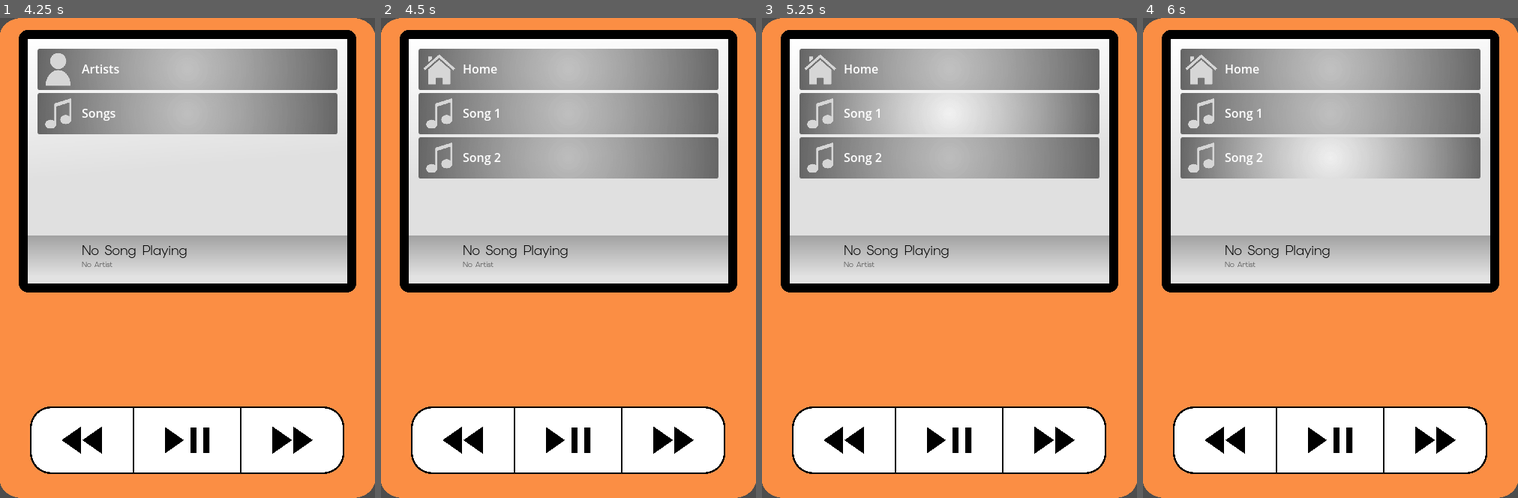
Above: before the commit, frames 1-4 (left to right).
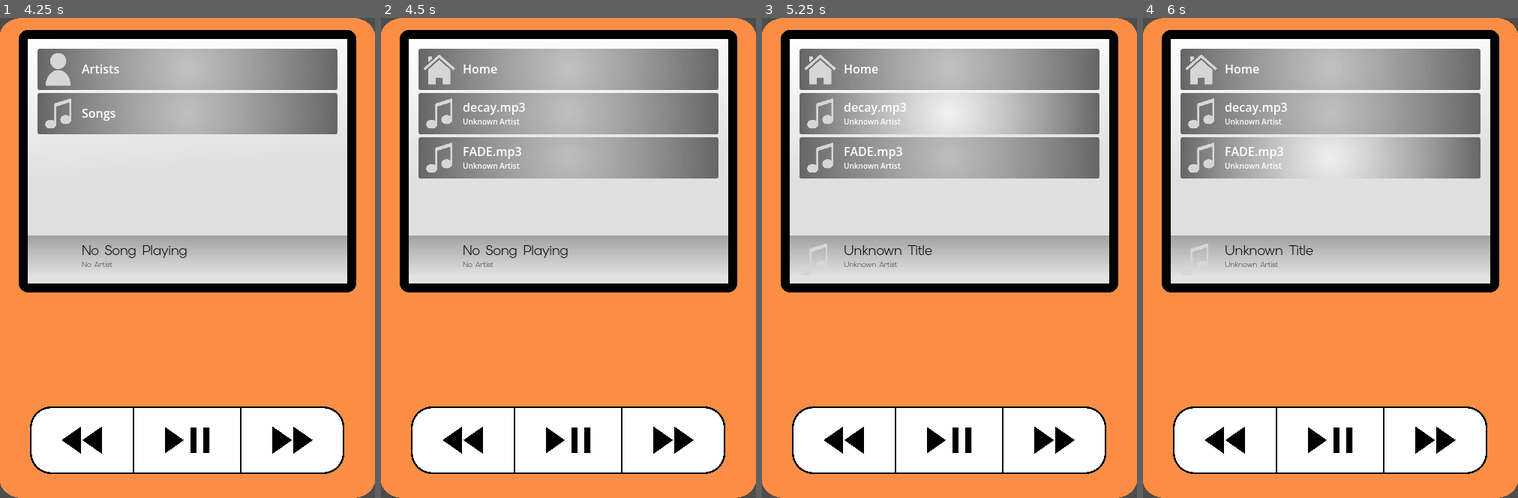
Above: after the commit, the same moments.

Repository: vert-exium/vertexPlayer
Game: Godot game, scene res://scenes/main.tscn
The game is run twice, just before and just after one commit, with the same random seed, the same clock (stepped at 60 frames per second) and the same inputs. Sound files missing from this copy of the repository are replaced by a short silence.
Inputs (mouse positions are in pixels of both pictures, inside the frame that each line leads up to):
- Up to frame 1 (4.25 s): click "Songs" at 0.5 s; click (292, 440) at 1.25 s; click (292, 440) at 2 s; click "Artists" at 2.75 s; click "Artists" at 3.5 s
- Up to frame 2 (4.5 s): click "Songs" at 4.25 s
- Up to frame 3 (5.25 s): click (949, 114) at 5 s, where only the run after the commit has a clickable "decay.mp3"
- Up to frame 4 (6 s): click (1330, 157) at 5.75 s, where only the run before the commit has a clickable "Song 2"

Frame 1 is identical in both runs. In frame 2, 0.6% of the frame differs, in the area x 21-39%, y 17-32%; in frame 3, 0.9%; in frame 4, 0.9%, in the area x 12-50%, y 17-52%.

Commit message:
Big updates!
Working track selection and importing - import to audio/imported. MP3 only!

Diff:
--- a/project.godot
+++ b/project.godot
@@ -24,6 +24,8 @@
 window/size/viewport_width=500
 window/size/viewport_height=640
 window/size/transparent=true
+window/stretch/mode="canvas_items"
+window/stretch/aspect="ignore"
 
 [physics]
 
--- a/scenes/play_bar.tscn
+++ b/scenes/play_bar.tscn
@@ -1,6 +1,7 @@
 [gd_scene format=3 uid="uid://dgx52m3fiqkda"]
 
 [ext_resource type="FontFile" uid="uid://cvlh806lqelfs" path="res://assets/fonts/Elms_Sans/static/ElmsSans-Light.ttf" id="1_6fyds"]
+[ext_resource type="Script" uid="uid://c0yaywm5p64gx" path="res://scripts/play_bar.gd" id="1_jer5h"]
 
 [sub_resource type="Gradient" id="Gradient_fniae"]
 offsets = PackedFloat32Array(0, 0.85542166)
@@ -14,6 +15,7 @@
 fill_to = Vector2(0, 1)
 
 [node name="playBar" type="Node2D" unique_id=1701627100]
+script = ExtResource("1_jer5h")
 
 [node name="referenceLine" type="Line2D" parent="." unique_id=942518795]
 visible = false
@@ -40,15 +42,19 @@
 [node name="artistLabel" type="Label" parent="." unique_id=914611978]
 offset_left = 72.0
 offset_top = 32.0
-offset_right = 208.0
-offset_bottom = 45.0
+offset_right = 416.0
+offset_bottom = 64.0
 theme_override_colors/font_color = Color(0.25565878, 0.25565878, 0.25565878, 1)
 theme_override_fonts/font = ExtResource("1_6fyds")
 theme_override_font_sizes/font_size = 10
 text = "No Artist"
+autowrap_mode = 3
 
 [node name="coverRect" type="TextureRect" parent="." unique_id=1519199790]
+custom_minimum_size = Vector2(48, 48)
 offset_left = 8.0
 offset_top = 8.0
 offset_right = 56.0
 offset_bottom = 56.0
+expand_mode = 1
+stretch_mode = 6
--- a/scenes/reference.tscn
+++ b/scenes/reference.tscn
@@ -31,6 +31,7 @@
 metadata/_edit_use_anchors_ = true
 
 [node name="referenceLine" type="Line2D" parent="." unique_id=1465055675]
+visible = false
 position = Vector2(0, -1)
 points = PackedVector2Array(213, 0, 213, -48)
 width = 1.0
--- a/scenes/song_menu.tscn
+++ b/scenes/song_menu.tscn
@@ -1,5 +1,6 @@
 [gd_scene format=3 uid="uid://cyqi20kbnqtc8"]
 
+[ext_resource type="Script" uid="uid://ux3sv0tloino" path="res://scripts/song_menu.gd" id="1_1sxsb"]
 [ext_resource type="Texture2D" uid="uid://5w1tfythtfnd" path="res://assets/gradients/generalBack.tres" id="1_rwbxv"]
 [ext_resource type="Texture2D" uid="uid://eohqwb241oer" path="res://assets/buttons/bar/normal.png" id="2_1sxsb"]
 [ext_resource type="Texture2D" uid="uid://c1p6tm8kq56gr" path="res://assets/buttons/bar/pressed.png" id="3_b633c"]
@@ -9,6 +10,7 @@
 [ext_resource type="Texture2D" uid="uid://pwys1kalend3" path="res://assets/homeIcon.png" id="8_s1k4u"]
 
 [node name="songMenu" type="Node2D" unique_id=2133010042]
+script = ExtResource("1_1sxsb")
 
 [node name="back" type="TextureRect" parent="." unique_id=1143867301]
 offset_right = 426.0
@@ -39,6 +41,7 @@
 texture_hover = ExtResource("4_17x7w")
 
 [node name="icon" type="TextureRect" parent="Control/scrollContainer/verticalBoxCont/optionButton1" unique_id=1488224426]
+custom_minimum_size = Vector2(113, 113)
 layout_mode = 0
 offset_left = 5.0
 offset_top = 5.0
@@ -46,37 +49,25 @@
 offset_bottom = 50.0
 scale = Vector2(0.4, 0.4)
 texture = ExtResource("6_nxpsv")
+expand_mode = 1
+stretch_mode = 5
 
 [node name="optionLabel" type="Label" parent="Control/scrollContainer/verticalBoxCont/optionButton1" unique_id=1187592675]
 layout_mode = 0
 offset_left = 59.0
-offset_top = 15.0
+offset_top = 7.0
 offset_right = 307.0
-offset_bottom = 38.0
+offset_bottom = 30.0
 text = "Song 1"
 
-[node name="optionButton2" type="TextureButton" parent="Control/scrollContainer/verticalBoxCont" unique_id=1342942750]
-layout_mode = 2
-texture_normal = ExtResource("2_1sxsb")
-texture_pressed = ExtResource("3_b633c")
-texture_hover = ExtResource("4_17x7w")
-
-[node name="icon" type="TextureRect" parent="Control/scrollContainer/verticalBoxCont/optionButton2" unique_id=228494303]
-layout_mode = 0
-offset_left = 5.0
-offset_top = 5.0
-offset_right = 50.0
-offset_bottom = 50.0
-scale = Vector2(0.4, 0.4)
-texture = ExtResource("6_nxpsv")
-
-[node name="optionLabel" type="Label" parent="Control/scrollContainer/verticalBoxCont/optionButton2" unique_id=1744172132]
+[node name="artistLabel" type="Label" parent="Control/scrollContainer/verticalBoxCont/optionButton1" unique_id=565614222]
 layout_mode = 0
 offset_left = 59.0
-offset_top = 15.0
+offset_top = 31.0
 offset_right = 307.0
-offset_bottom = 38.0
-text = "Song 2"
+offset_bottom = 45.0
+theme_override_font_sizes/font_size = 10
+text = "Artist 1"
 
 [node name="homeButton" type="TextureButton" parent="." unique_id=725129755]
 offset_left = 13.0
--- a/scripts/global.gd
+++ b/scripts/global.gd
@@ -7,3 +7,4 @@
 signal doneLoading
 signal openSongMenu
 signal openArtistsMenu
+signal play_song(path: String)
--- a/scripts/main.gd
+++ b/scripts/main.gd
@@ -1,12 +1,10 @@
 extends Node2D
-
 
 # Called when the node enters the scene tree for the first time.
 func _ready() -> void:
 	$bootMenu.visible = true
 	Global.returnHome.connect(_returnHomeFunction)
 	Global.doneLoading.connect(_hideLoading)
-	Global.openArtistsMenu
 	Global.openSongMenu.connect(_showSongMenu)
 	Global.openArtistsMenu.connect(_showArtistsMenu)
 
--- /dev/null
+++ b/scripts/play_bar.gd
@@ -0,0 +1,35 @@
+extends Node2D
+
+@onready var song_label: Label = $songLabel
+@onready var artist_label: Label = $artistLabel
+@onready var cover_rect: TextureRect = $coverRect
+
+const DEFAULT_COVER = preload("res://assets/songIcon.png")
+
+var current_metadata: MusicMetadata = null
+
+func _ready() -> void:
+	Global.play_song.connect(load_song_metadata)
+
+func load_song_metadata(mp3_path: String) -> void:
+	var audio_stream: AudioStream = load(mp3_path)
+	if not audio_stream:
+		push_error("Failed to load audio stream at path: " + mp3_path)
+		return
+
+	current_metadata = MusicMetadata.new(audio_stream)
+
+	var title: String = current_metadata.title
+	if not title.is_empty(): song_label.text = title
+	else:
+		song_label.text = "Unknown Title"
+
+
+	var artist: String = current_metadata.get_most_relevent_artist()
+	artist_label.text = artist if not artist.is_empty() else "Unknown Artist"
+
+	var cover_texture: ImageTexture = current_metadata.get_most_relevent_cover()
+	if cover_texture != null:
+		cover_rect.texture = cover_texture
+	else:
+		cover_rect.texture = DEFAULT_COVER
--- /dev/null
+++ b/scripts/song_menu.gd
@@ -0,0 +1,58 @@
+extends Node2D
+
+@onready var container = $Control/scrollContainer/verticalBoxCont
+@onready var template_button = $Control/scrollContainer/verticalBoxCont/optionButton1
+
+const AUDIO_DIR = "res://audio/imported/"
+const DEFAULT_COVER = preload("res://assets/songIcon.png")
+
+func _ready() -> void:
+	template_button.hide()
+	load_songs_from_directory()
+
+func load_songs_from_directory() -> void:
+	var dir = DirAccess.open(AUDIO_DIR)
+	if dir:
+		dir.list_dir_begin()
+		var file_name = dir.get_next()
+		while file_name != "":
+			if not dir.current_is_dir() and file_name.ends_with(".mp3"):
+				create_song_button(AUDIO_DIR + file_name)
+			file_name = dir.get_next()
+	else:
+		push_error("An error occurred when trying to access the audio directory.")
+
+func create_song_button(file_path: String) -> void:
+	var audio_stream: AudioStream = load(file_path)
+	if not audio_stream:
+		return
+
+	var metadata := MusicMetadata.new(audio_stream)
+
+	var new_button = template_button.duplicate()
+	new_button.show()
+
+	var icon_rect = new_button.get_node("icon")
+	var title_label = new_button.get_node("optionLabel")
+	var artist_label = new_button.get_node("artistLabel")
+
+	var title: String = metadata.title
+	if not title.is_empty():
+		title_label.text = title
+	else:
+		title_label.text = file_path.get_file()
+
+	var artist: String = metadata.get_most_relevent_artist()
+	artist_label.text = artist if not artist.is_empty() else "Unknown Artist"
+
+	var cover_texture: ImageTexture = metadata.get_most_relevent_cover()
+	if cover_texture != null:
+		icon_rect.texture = cover_texture
+	else:
+		icon_rect.texture = DEFAULT_COVER
+
+	new_button.pressed.connect(_on_song_button_pressed.bind(file_path))
+	container.add_child(new_button)
+
+func _on_song_button_pressed(path: String) -> void:
+	Global.play_song.emit(path)
Not shown, added: audio/imported/decay.mp3.import
Not shown, added: scripts/play_bar.gd.uid
Not shown, added: scripts/song_menu.gd.uid
Not shown, added: audio/imported/decay.mp3
